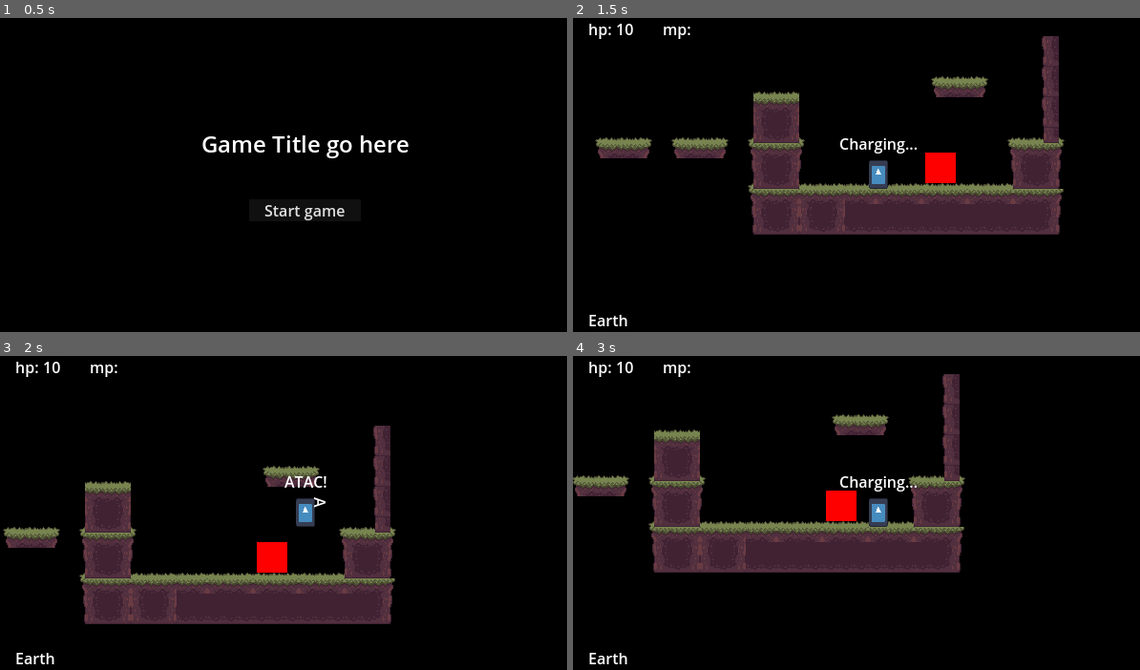
Above: before the commit, frames 1-4 (two rows, left to right).
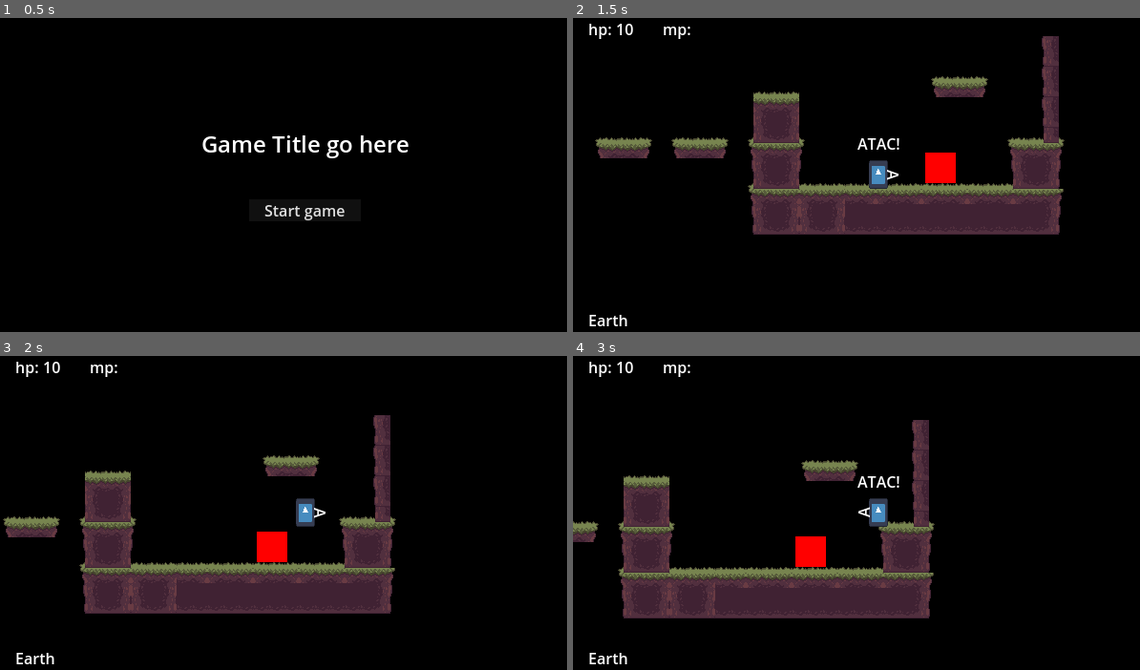
Above: after the commit, the same moments.

Repository: Enweave/pj16
Game: Godot game, scene res://Levels/System/main_menu_level.tscn
Same seed, same stepped clock (60 frames per second), same inputs: the game is played once before the commit and once after it. The engine's default icon, where the game draws it, is replaced by a stand-in: a white triangle on a blue panel in a dark square.
Inputs:
- Up to frame 1 (0.5 s): no input
- Up to frame 2 (1.5 s): click "Start game" at 0.5 s; tap Enter at 1.25 s; hold D (input_MoveRight) from 1.28 s (still down); tap J (input_Fire) at 1.35 s
- Up to frame 3 (2 s): keep holding D (input_MoveRight); tap Space (input_Jump) at 1.52 s
- Up to frame 4 (3 s): tap J (input_Fire) at 2.1, 2.85 s; tap Space (input_Jump) at 2.27 s; release D (input_MoveRight) at 2.78 s; hold A (input_MoveLeft) from 2.78 s (still down)

Frame 1 is identical in both runs. In frame 2, 0.3% of the frame differs, in the area x 47-61%, y 38-52%; in frame 3, 8.9%; in frame 4, 24%, in the area x 0-70%, y 5-84%.

Commit message:
melee base

Diff:
--- a/Actors/Characters/Player/player_character.gd
+++ b/Actors/Characters/Player/player_character.gd
@@ -9,6 +9,7 @@
 
 func activate_current_feature() -> bool:
     if current_feature != null:
+        current_feature.set_target(get_latent_control_direction())
         return current_feature.activate()
     return false
 
--- a/Actors/Characters/Player/player_character.tscn
+++ b/Actors/Characters/Player/player_character.tscn
@@ -1,17 +1,17 @@
-[gd_scene load_steps=6 format=3 uid="uid://cax7o3s63lcar"]
+[gd_scene load_steps=7 format=3 uid="uid://cax7o3s63lcar"]
 
 [ext_resource type="Script" path="res://Actors/Characters/Player/player_character.gd" id="1_dacai"]
 [ext_resource type="Texture2D" uid="uid://b70tyqf4y8fqg" path="res://icon.svg" id="2_bkgel"]
 [ext_resource type="PackedScene" uid="uid://dgwglquecixj4" path="res://Actors/Characters/Player/wall_jump_sensor.tscn" id="2_bvw8n"]
 [ext_resource type="PackedScene" uid="uid://chhxisujjyp0q" path="res://Common/Framework/Combat/ranged_weapon_base.tscn" id="4_vfv1g"]
+[ext_resource type="PackedScene" uid="uid://bm6pd75b2637i" path="res://Common/Framework/Combat/melee_weapon_base.tscn" id="5_7uoo1"]
 
 [sub_resource type="CapsuleShape2D" id="CapsuleShape2D_o13gm"]
 
 [node name="Player" type="CharacterBody2D" node_paths=PackedStringArray("current_feature")]
 script = ExtResource("1_dacai")
-current_feature = NodePath("RangedWeaponBase")
-JUMP_FORCE = 375.0
-WALL_JUMP_ENABLED = true
+current_feature = NodePath("MeleeWeaponBase")
+JUMP_FORCE = 325.0
 
 [node name="CollisionShape2D" type="CollisionShape2D" parent="."]
 shape = SubResource("CapsuleShape2D_o13gm")
@@ -27,3 +27,5 @@
 unique_name_in_owner = true
 
 [node name="RangedWeaponBase" parent="." instance=ExtResource("4_vfv1g")]
+
+[node name="MeleeWeaponBase" parent="." instance=ExtResource("5_7uoo1")]
--- /dev/null
+++ b/Common/Framework/Combat/melee_weapon_base.gd
@@ -0,0 +1,19 @@
+extends WeaponBase
+
+class_name MeleeWeaponBase
+
+@export_group("Melee weapon")
+@export var hitbox: Area2D = null
+@export var animation_player: AnimationPlayer = null
+
+var _hitbox_direction: Vector2 = Vector2.ZERO
+
+func _ready() -> void:
+    super._ready()
+
+
+func _process(_delta: float) -> void:
+    _hitbox_direction
+    if hitbox != null and instigator != null:
+        _hitbox_direction.x = instigator.get_latent_control_direction().x
+        hitbox.rotation = _hitbox_direction.angle()
--- /dev/null
+++ b/Common/Framework/Combat/melee_weapon_base.tscn
@@ -0,0 +1,32 @@
+[gd_scene load_steps=2 format=3 uid="uid://bm6pd75b2637i"]
+
+[ext_resource type="Script" path="res://Common/Framework/Combat/melee_weapon_base.gd" id="1_gqbbq"]
+
+[node name="MeleeWeaponBase" type="Node2D" node_paths=PackedStringArray("hitbox", "animation_player")]
+script = ExtResource("1_gqbbq")
+hitbox = NodePath("Area2D")
+animation_player = NodePath("AnimationPlayer")
+
+[node name="Area2D" type="Area2D" parent="."]
+
+[node name="Label" type="Label" parent="Area2D"]
+offset_left = 27.0
+offset_top = -5.0
+offset_right = 40.0
+offset_bottom = 20.0
+rotation = 1.5708
+text = "A"
+
+[node name="AnimationPlayer" type="AnimationPlayer" parent="."]
+
+[node name="StatusLabel" type="Label" parent="."]
+unique_name_in_owner = true
+offset_left = -15.0
+offset_top = -44.0
+offset_right = 15.0
+offset_bottom = -21.0
+grow_horizontal = 2
+grow_vertical = 2
+size_flags_horizontal = 4
+horizontal_alignment = 1
+vertical_alignment = 1
--- a/Common/Framework/Combat/ranged_weapon_base.gd
+++ b/Common/Framework/Combat/ranged_weapon_base.gd
@@ -13,10 +13,4 @@
 		await FlowControllerAutoload.add_child_to_level(projectile)
 
 		projectile.position = self.global_position
-		var new_control_direction: Vector2 = Vector2.RIGHT
-		if instigator != null:
-			if instigator is CharacterBase:
-				var character: CharacterBase = instigator as CharacterBase
-				new_control_direction.x = character.get_latent_control_direction().x
-				new_control_direction.y = character.get_latent_control_direction().y
-		projectile.aim_and_fire(instigator, new_control_direction, Vector2.ZERO, null)
+		projectile.aim_and_fire(instigator, get_target_direction(), Vector2.ZERO, null)
--- a/Common/Framework/Combat/ranged_weapon_base.tscn
+++ b/Common/Framework/Combat/ranged_weapon_base.tscn
@@ -6,10 +6,7 @@
 [node name="RangedWeaponBase" type="Node2D"]
 script = ExtResource("1_iag3j")
 projectile_scene = ExtResource("2_146co")
-windup_time = 0.5
-
-[node name="Marker2D" type="Marker2D" parent="."]
-position = Vector2(10, 0)
+windup_time = 0.0
 
 [node name="StatusLabel" type="Label" parent="."]
 unique_name_in_owner = true
--- a/Common/Framework/Combat/weapon_base.gd
+++ b/Common/Framework/Combat/weapon_base.gd
@@ -9,7 +9,7 @@
 @export var cooldown_time: float = 0.3
 @export var full_auto: bool = false
 
-var instigator: Node2D = null
+var instigator: CharacterBase = null
 
 func _ready():
 	initialize(windup_time, cooldown_time, 0, full_auto)
--- a/Common/Framework/feature_base.gd
+++ b/Common/Framework/feature_base.gd
@@ -14,9 +14,22 @@
 signal Activation
 signal CooldownPassed
 
+var _target_direction: Vector2 = Vector2.ZERO
+var _target_position: Vector2  = Vector2.ZERO
+var _target_object: Node2D     = null
+
 
 func _ready():
     pass
+
+
+func set_target(in_direction: Vector2 = Vector2.ZERO, in_position: Vector2 = Vector2.ZERO, in_object: Node2D = null) -> void:
+    _target_direction = in_direction
+    _target_position = in_position
+    _target_object = in_object
+
+func get_target_direction() -> Vector2:
+    return _target_direction
 
 
 func activate() -> bool:
